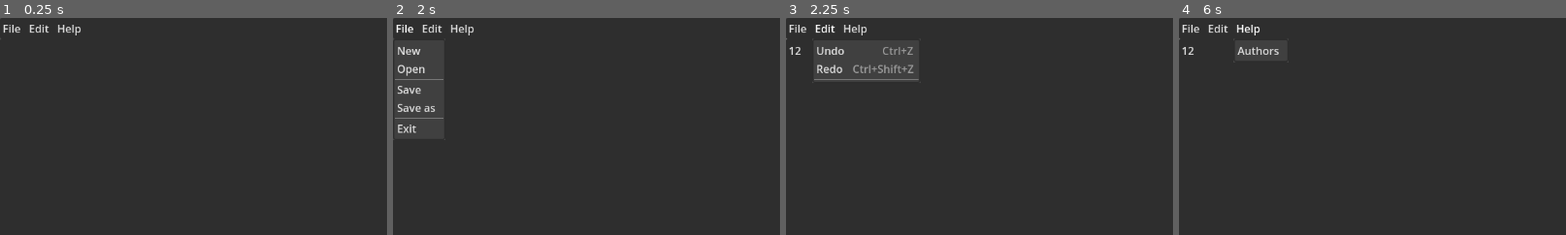
Above: before the commit, frames 1-4 (left to right).
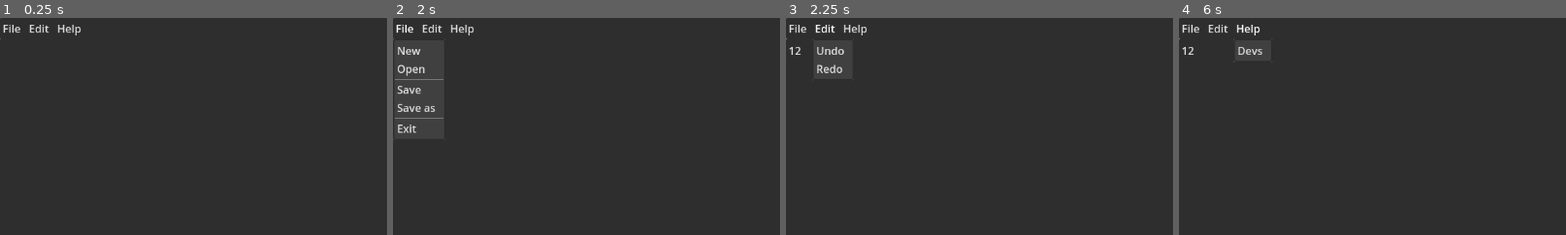
Above: after the commit, the same moments.

Repository: stalker57241/edit-project
Game: Godot game, scene res://scenes/main_scene/main_scene.tscn
The game is run twice, just before and just after one commit, with the same random seed, the same clock (stepped at 60 frames per second) and the same inputs.
Inputs (mouse positions are % of the whole screen's width and height, from its top left):
- Up to frame 1 (0.25 s): no input
- Up to frame 2 (2 s): click (50, 51) at 0.52 s; type "12" at 0.6 s; click "File" at 1.25 s
- Up to frame 3 (2.25 s): click "Edit" at 2 s
- Up to frame 4 (6 s): click "File" at 2.75 s; click "Edit" at 3.5 s; click "File" at 4.25 s; click "Edit" at 5 s; click "Help" at 5.75 s
The pictures show only the part of the screen within x 0-50%, y 0-50%; the shares and areas given below are measured in that part.

Frames 1-2 are identical in both runs. In frame 3, 0.6% of the frame differs, in the area x 6-35%, y 13-30%; in frame 4, 0.2%.

Commit message:
Revert "undo/redo buttons linked"
This reverts commit 8371ce22a62a42493f7384b0f972f5218dedd750.

Diff:
--- a/scenes/main_scene/main_scene.gd
+++ b/scenes/main_scene/main_scene.gd
@@ -1,65 +1,15 @@
 extends VBoxContainer
 
 
-enum FileBtnMenu {
-	NEW = 0,
-	OPEN = 1,
-	SAVE = 3,
-	SAVE_AS = 4,
-	EXIT = 6,
-}
-
-enum EditBtnMenu {
-	UNDO = 0,
-	REDO = 1,
-}
-enum HelpBtnMenu {
-	AUTHORS = 0
-}
-@export
-var undo_shortcut: Shortcut
-@export
-var redo_shortcut: Shortcut
-
 # Called when the node enters the scene tree for the first time.
 func _ready():
-	var file_btn_popup: PopupMenu = %FileBtn.get_popup()
-	var edit_btn_popup: PopupMenu = %EditBtn.get_popup()
-	var help_btn_popup: PopupMenu = %HelpBtn.get_popup()
-
-	if self.undo_shortcut != null: edit_btn_popup.set_item_shortcut(0, self.undo_shortcut, false)
-	if self.redo_shortcut != null: edit_btn_popup.set_item_shortcut(1, self.redo_shortcut, false)
-
-	file_btn_popup.id_pressed.connect(file_btn_popup_id_pressed)
-	edit_btn_popup.id_pressed.connect(edit_btn_popup_id_pressed)
-	help_btn_popup.id_pressed.connect(help_btn_popup_id_pressed)
+	pass # Replace with function body.
 
 
-func file_btn_popup_id_pressed(id: int) -> void:
-	match id:
-		FileBtnMenu.NEW:
-			%Edit.text = ""
-		FileBtnMenu.OPEN:
-			pass
-		FileBtnMenu.SAVE:
-			pass
-		FileBtnMenu.SAVE_AS:
-			pass
-		FileBtnMenu.EXIT:
-			get_tree().quit(0)
+# Called every frame. 'delta' is the elapsed time since the previous frame.
+func _process(delta):
+	pass
 
-func edit_btn_popup_id_pressed(id: int) -> void:
-	match id:
-		EditBtnMenu.UNDO:
-			if %Edit.has_undo(): %Edit.undo()
-
-		EditBtnMenu.REDO:
-			if %Edit.has_redo(): %Edit.redo()
-
-func help_btn_popup_id_pressed(id: int) -> void:
-	match id:
-		HelpBtnMenu.AUTHORS:
-			pass
 
 func _on_edit_caret_changed():
 	var row = %Edit.get_caret_line(0)
--- a/scenes/main_scene/main_scene.tscn
+++ b/scenes/main_scene/main_scene.tscn
@@ -1,20 +1,6 @@
-[gd_scene load_steps=6 format=3 uid="uid://m7je3w2tokkh"]
+[gd_scene load_steps=2 format=3 uid="uid://m7je3w2tokkh"]
 
 [ext_resource type="Script" path="res://scenes/main_scene/main_scene.gd" id="1_5oc6w"]
-
-[sub_resource type="InputEventAction" id="InputEventAction_aui82"]
-action = &"ui_undo"
-pressed = true
-
-[sub_resource type="Shortcut" id="Shortcut_soxg5"]
-events = [SubResource("InputEventAction_aui82")]
-
-[sub_resource type="InputEventAction" id="InputEventAction_xig7x"]
-action = &"ui_redo"
-pressed = true
-
-[sub_resource type="Shortcut" id="Shortcut_sknvw"]
-events = [SubResource("InputEventAction_xig7x")]
 
 [node name="MainScene" type="VBoxContainer"]
 anchors_preset = 15
@@ -24,8 +10,6 @@
 grow_vertical = 2
 theme_override_constants/separation = 0
 script = ExtResource("1_5oc6w")
-undo_shortcut = SubResource("Shortcut_soxg5")
-redo_shortcut = SubResource("Shortcut_sknvw")
 
 [node name="MenuBar" type="PanelContainer" parent="."]
 layout_mode = 2
@@ -59,21 +43,18 @@
 unique_name_in_owner = true
 layout_mode = 2
 text = "Edit"
-item_count = 3
+item_count = 2
 popup/item_0/text = "Undo"
 popup/item_0/id = 0
 popup/item_1/text = "Redo"
 popup/item_1/id = 1
-popup/item_2/text = ""
-popup/item_2/id = 2
-popup/item_2/separator = true
 
 [node name="HelpBtn" type="MenuButton" parent="MenuBar/HBoxContainer"]
 unique_name_in_owner = true
 layout_mode = 2
 text = "Help"
 item_count = 1
-popup/item_0/text = "Authors"
+popup/item_0/text = "Devs"
 popup/item_0/id = 0
 
 [node name="Edit" type="TextEdit" parent="."]
